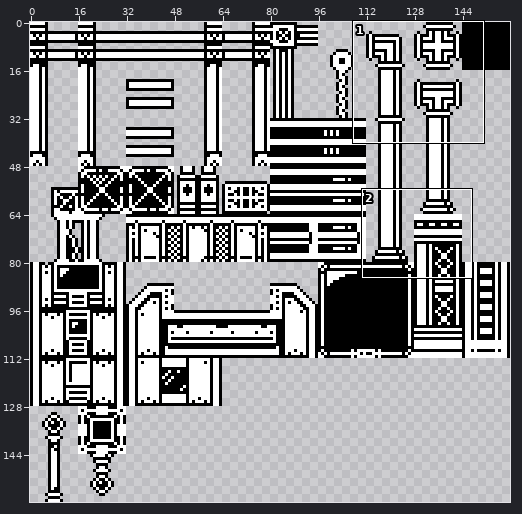
One commit to this sprite sheet: Tilesets/bg_tileset_001.png. The first picture is a wide view before the edit; the outline marks the close-up.
Close-up. First the earlier version:
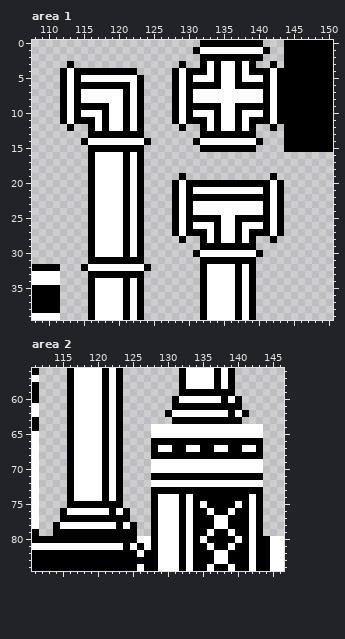
The file is 160x160 pixels. Shown: area 1: x 108..150, y 0..39; area 2: x 111..146, y 56..84. The commit also changed other parts of the picture, which this record leaves out.
After:
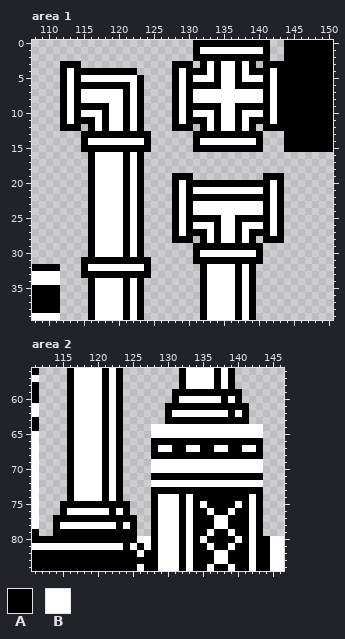
Palette (. is transparent): A #000000  B #ffffff
Diff:
Area 1:
y 0: x 131 . -> A; x 141 . -> A
y 2: x 131 . -> A; x 141 . -> A
y 3: x 112 . -> A; x 114 . -> A; x 128 . -> A; x 130 . -> A; x 141 . -> A; x 143 . -> A
y 12: x 112 . -> A; x 114 . -> A; x 128 . -> A; x 130 . -> A; x 141 . -> A; x 143 . -> A
y 13: x 115 . -> A; x 124 . -> A; x 131 . -> A; x 140 . -> A
y 15: x 115 . -> A; x 124 . -> A; x 131 . -> A; x 140 . -> A
y 19: x 128 . -> A; x 130 . -> A; x 141 . -> A; x 143 . -> A
y 28: x 128 . -> A; x 130 . -> A; x 141 . -> A; x 143 . -> A
y 29: x 131 . -> A; x 140 . -> A
y 31: x 115 . -> A; x 124 . -> A; x 131 . -> A; x 140 . -> A
y 33: x 115 . -> A; x 124 . -> A
Area 2:
y 59: x 131 . -> A; x 140 . -> A
y 61: x 130 . -> A; x 141 . -> A
y 63: x 130 . -> A; x 141 . -> A
y 75: x 115 . -> A; x 124 . -> A
y 77: x 114 . -> A; x 125 . -> A
